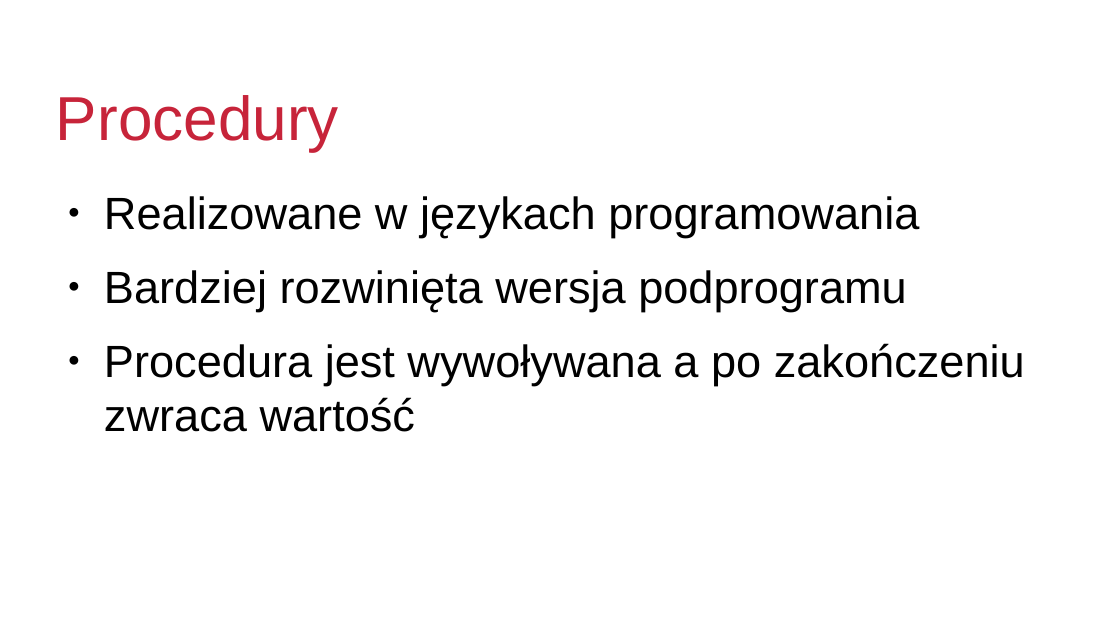
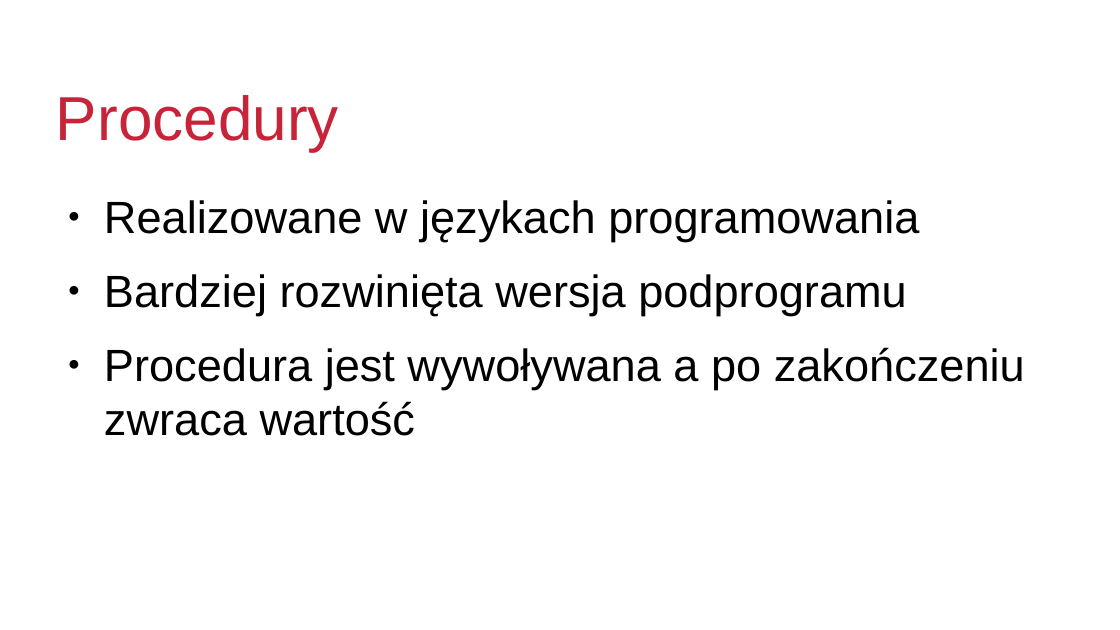
Before and after one commit to p7tryk/jezykiparadygmaty, a slide deck: slide 12 of prezentacja/podprogramy.odp. Drawn at 1120x630 pixels with LibreOffice and Linux fonts; fonts in the diff are those of the drawing; background and template pictures are left out. Boxes give left, top, right and bottom in pixels: in the first picture for what was removed or moved away, otherwise in the second. Text is boxed around its words. In the diff, an @@ line names an element or a change of style, - is before the commit and + after.

```diff
--- a/prezentacja/podprogramy.odp
+++ b/prezentacja/podprogramy.odp
@@ text "Realizowane w językach programowania": place and size @@
-text "Realizowane w językach programowania" at (104, 196, 1025, 432)
+text "Realizowane w językach programowania" at (104, 200, 1025, 436)
```
Also in this commit, not shown: 6 other slides changed, 17 slides added, 1 slide removed, 13 other files.
